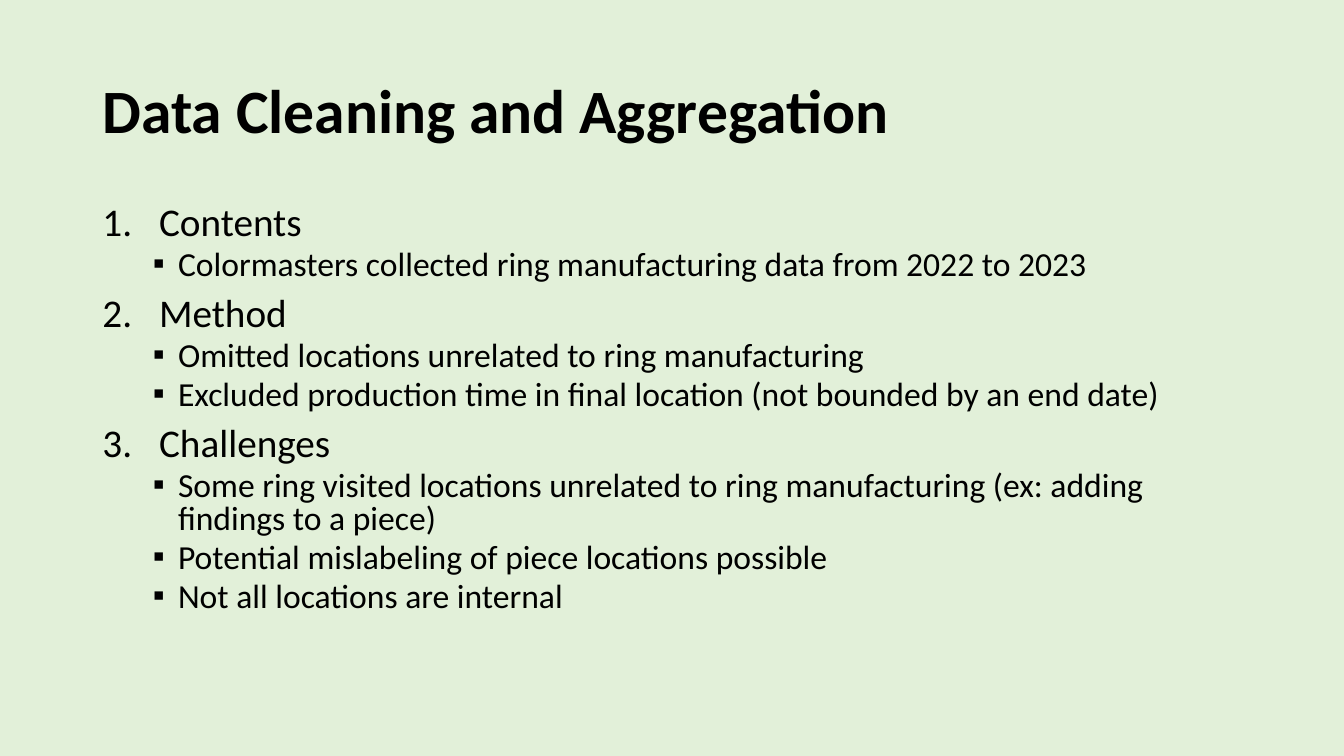
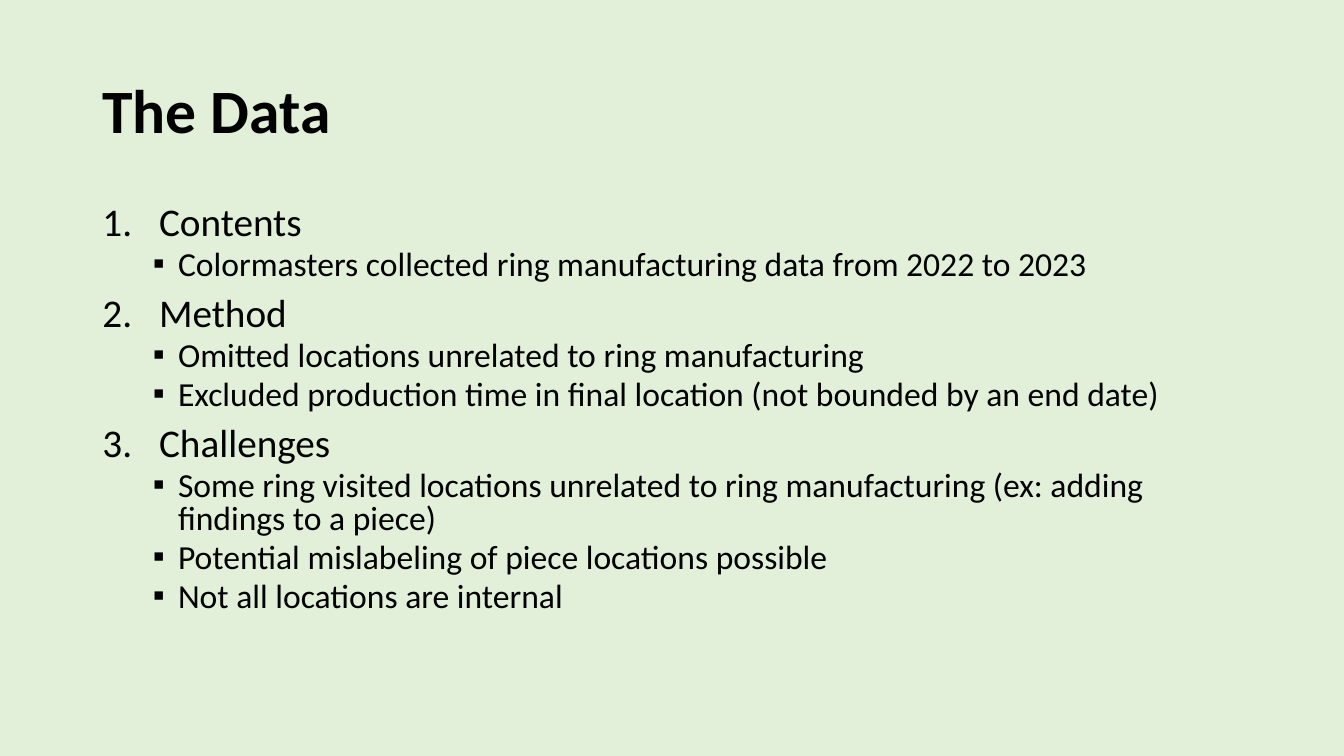
Before and after one commit to jason-heller/CMPJ_ProductionLine, a slide deck: slide 2 of CSI Data Analytics Bootcamp Capstone.pptx. Drawn at 1344x756 pixels with LibreOffice and Linux fonts; fonts in the diff are those of the drawing. Boxes give left, top, right and bottom in pixels: in the first picture for what was removed or moved away, otherwise in the second. Text is boxed around its words. In the diff, an @@ line names an element or a change of style, - is before the commit and + after.

```diff
--- a/CSI Data Analytics Bootcamp Capstone.pptx
+++ b/CSI Data Analytics Bootcamp Capstone.pptx
@@ title at [102, 89, 331, 134]: text changed @@
-Data Cleaning and Aggregation
+The Data
```
Also in this commit, not shown: 3 slides removed, 1 other file.
